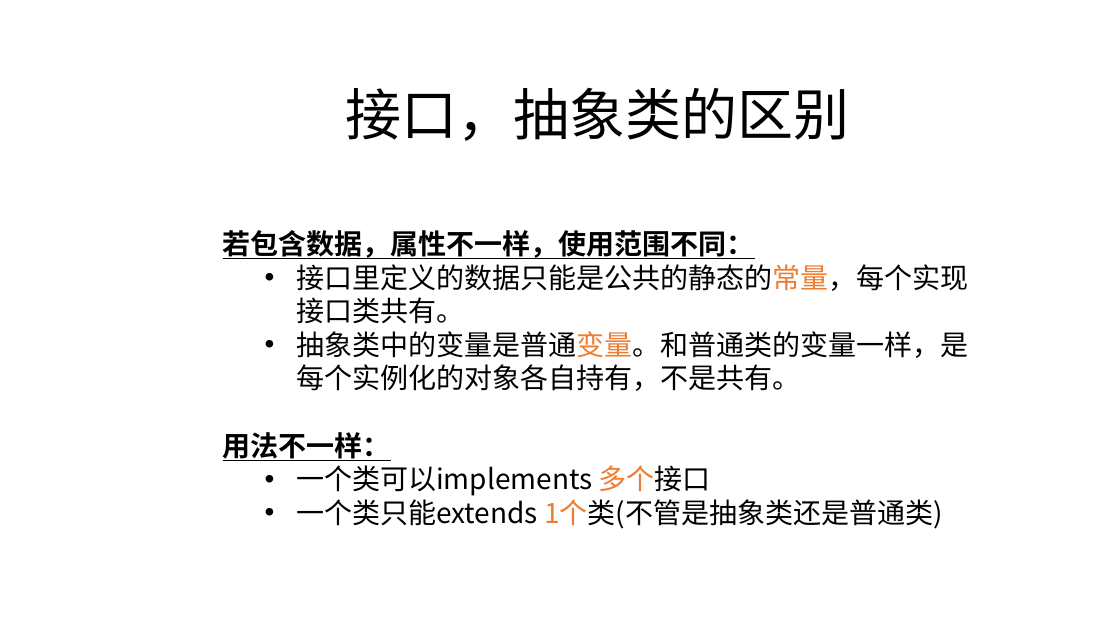
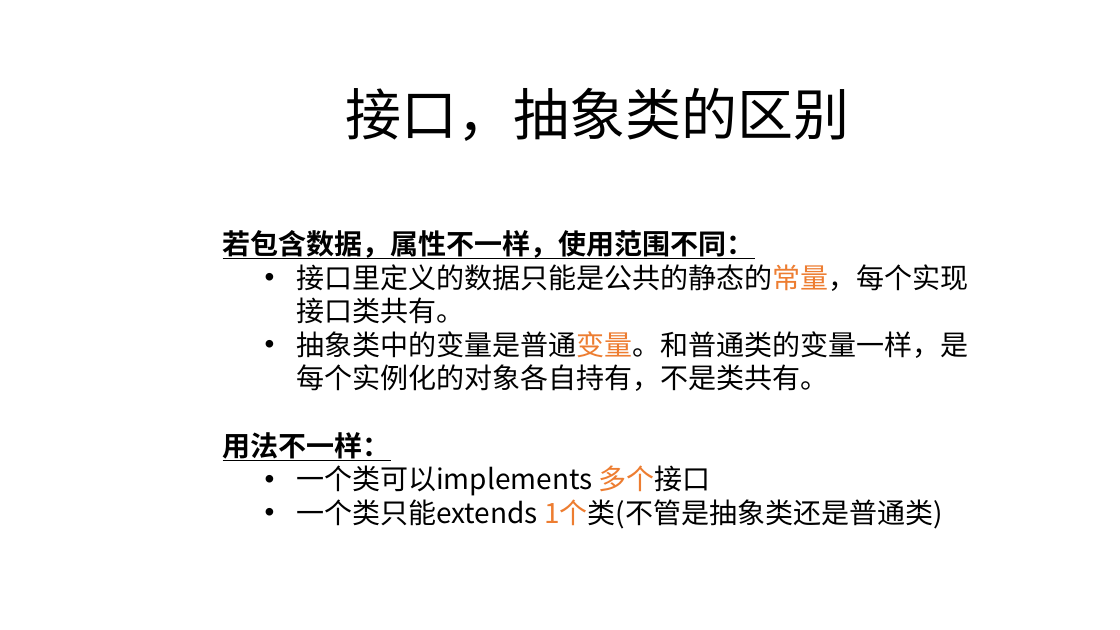
Before and after one commit to zjyesir/hmc_java_1, a slide deck: slide 33 of ppt/12.抽象类和接口.pptx (slide 32 before the commit). Drawn at 1120x630 pixels with LibreOffice and Linux fonts; fonts in the diff are those of the drawing; background and template pictures are left out. Boxes give left, top, right and bottom in pixels: in the first picture for what was removed or moved away, otherwise in the second. Text is boxed around its words. In the diff, an @@ line names an element or a change of style, - is before the commit and + after.

Commit message:
抽象类和接口 写完

```diff
--- a/ppt/12.抽象类和接口.pptx
+++ b/ppt/12.抽象类和接口.pptx
@@ text at (296,331,968,391): text changed @@
-  • 抽象类中的变量是普通变量。和普通类的变量一样，是每个实例化的对象各自持有，不是共有。
+  • 抽象类中的变量是普通变量。和普通类的变量一样，是每个实例化的对象各自持有，不是类共有。
```
Also in this commit, not shown: 15 other slides changed, 6 slides added, 2 slides removed, 3 other files.
